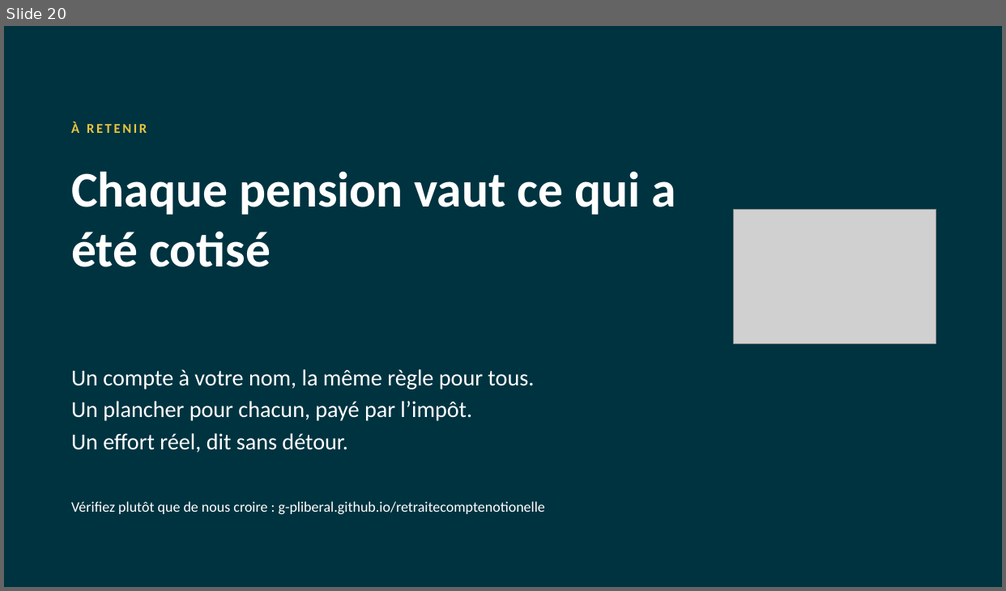
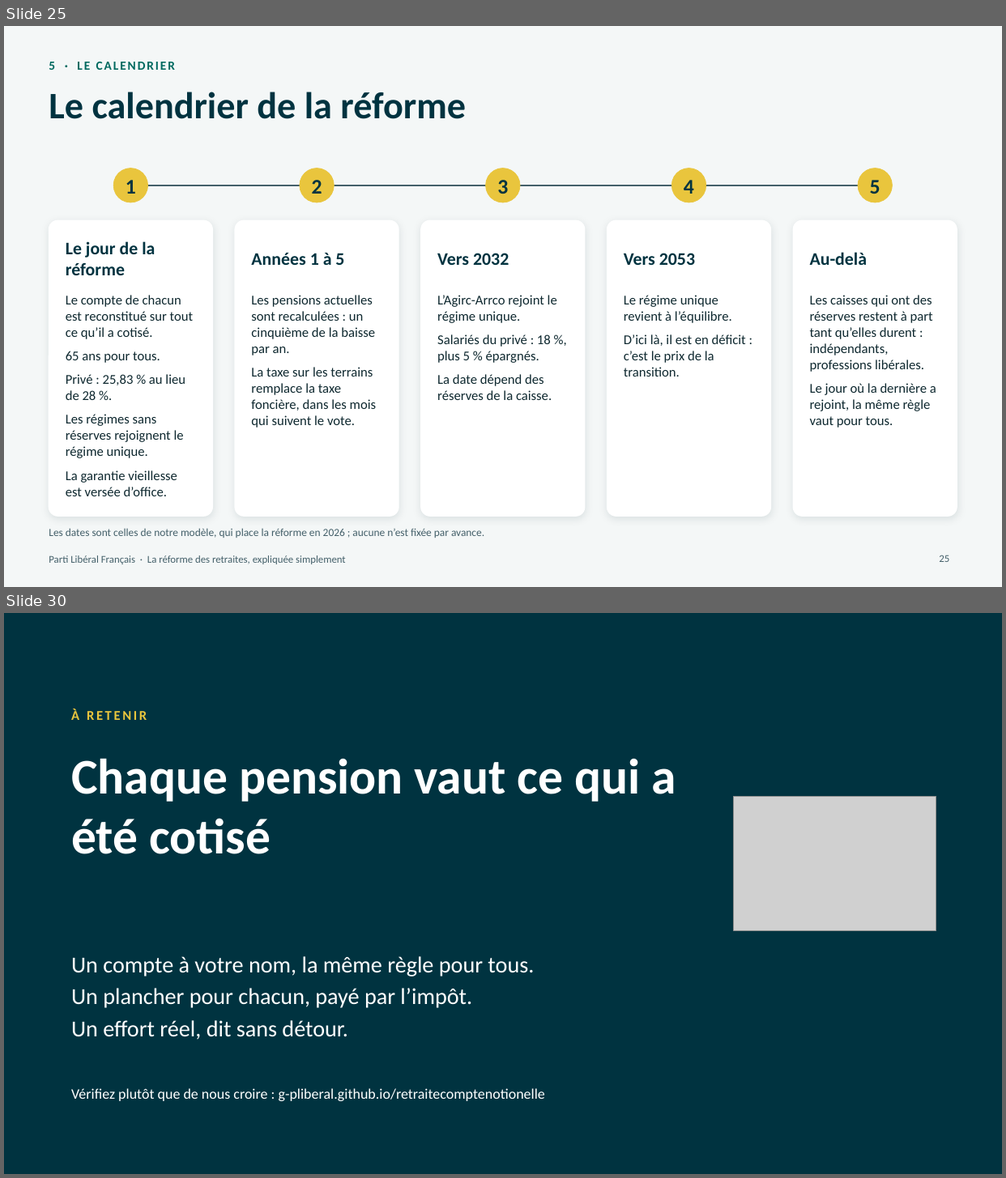
Before and after one commit to g-pliberal/retraitecomptenotionelle, a slide deck: docs/presentation_adherents_novembre_2026.pptx. Shown one above the other, each under a label of ours: slide 20 before the commit, slides 25 and 30 after it; the slides between them are not shown. The pictures are 1006x591 and 1006x1178 pixels, drawn with LibreOffice and Linux fonts; fonts in the diff are those of the drawing; grey boxes stand for pictures. Boxes give left, top, right and bottom in pixels: in the first picture for what was removed or moved away, otherwise in the second. Text is boxed around its words. In the diff, an @@ line names an element or a change of style, - is before the commit and + after.

```diff
--- a/docs/presentation_adherents_novembre_2026.pptx
+++ b/docs/presentation_adherents_novembre_2026.pptx
@@ slide 25 added at bbox=[4, 26, 1002, 587], background #F4F7F7 @@
@@ text added at bbox=[49, 62, 175, 70], 12 pt, text #00695F, bold @@
+5 · LE CALENDRIER
@@ title added at bbox=[49, 92, 466, 119], 36 pt, text #003340, bold @@
+Le calendrier de la réforme
@@ ellipse added at bbox=[113, 169, 147, 203], fill #E9C53D, outline #E9C53D 0.5 pt @@
@@ ellipse added at bbox=[300, 169, 334, 203], fill #E9C53D, outline #E9C53D 0.5 pt @@
@@ ellipse added at bbox=[485, 169, 520, 203], fill #E9C53D, outline #E9C53D 0.5 pt @@
@@ ellipse added at bbox=[671, 169, 706, 203], fill #E9C53D, outline #E9C53D 0.5 pt @@
@@ ellipse added at bbox=[859, 169, 893, 203], fill #E9C53D, outline #E9C53D 0.5 pt @@
@@ text added at bbox=[126, 180, 136, 194], 20 pt, text #003340, bold @@
+1
@@ line added from (130, 186) to (876, 186), #44606A 1.5 pt @@
@@ text added at bbox=[312, 180, 322, 194], 20 pt, text #003340, bold @@
+2
@@ text added at bbox=[497, 180, 508, 194], 20 pt, text #003340, bold @@
+3
@@ text added at bbox=[684, 180, 694, 194], 20 pt, text #003340, bold @@
+4
@@ text added at bbox=[870, 180, 880, 194], 20 pt, text #003340, bold @@
+5
@@ rounded rectangle added at bbox=[49, 220, 213, 516], fill #FFFFFF, outline #FFFFFF 1 pt @@
@@ text added at bbox=[66, 241, 155, 275], 17 pt, text #003340, bold @@
+Le jour de la réforme
@@ rounded rectangle added at bbox=[236, 220, 399, 516], fill #FFFFFF, outline #FFFFFF 1 pt @@
@@ rounded rectangle added at bbox=[421, 220, 585, 516], fill #FFFFFF, outline #FFFFFF 1 pt @@
@@ rounded rectangle added at bbox=[607, 220, 771, 516], fill #FFFFFF, outline #FFFFFF 1 pt @@
@@ rounded rectangle added at bbox=[793, 220, 957, 516], fill #FFFFFF, outline #FFFFFF 1 pt @@
@@ text added at bbox=[251, 253, 344, 265], 17 pt, text #003340, bold @@
+Années 1 à 5
@@ text added at bbox=[437, 253, 509, 265], 17 pt, text #003340, bold @@
+Vers 2032
@@ text added at bbox=[624, 253, 695, 265], 17 pt, text #003340, bold @@
+Vers 2053
@@ text added at bbox=[810, 252, 867, 265], 17 pt, text #003340, bold @@
+Au-delà
@@ text added at bbox=[66, 295, 194, 497], 13 pt, text #0F2930 @@
+Le compte de chacun est reconstitué sur tout ce qu’il a cotisé.
+65 ans pour tous.
+Privé : 25,83 % au lieu de 28 %.
+Les régimes sans réserves rejoignent le régime unique.
+La garantie vieillesse est versée d’office.
@@ text added at bbox=[251, 295, 376, 428], 13 pt, text #0F2930 @@
+Les pensions actuelles sont recalculées : un cinquième de la baisse par an.
+La taxe sur les terrains remplace la taxe foncière, dans les mois qui suivent le vote.
@@ text added at bbox=[437, 295, 557, 400], 13 pt, text #0F2930 @@
+L’Agirc-Arrco rejoint le régime unique.
+Salariés du privé : 18 %, plus 5 % épargnés.
+La date dépend des réserves de la caisse.
@@ text added at bbox=[624, 295, 746, 377], 13 pt, text #0F2930 @@
+Le régime unique revient à l’équilibre.
+D’ici là, il est en déficit : c’est le prix de la transition.
@@ text added at bbox=[810, 295, 936, 428], 13 pt, text #0F2930 @@
+Les caisses qui ont des réserves restent à part tant qu’elles durent : indépendants, professions libérales.
+Le jour où la dernière a rejoint, la même règle vaut pour tous.
@@ text added at bbox=[49, 528, 484, 538], 10.5 pt, text #44606A @@
+Les dates sont celles de notre modèle, qui place la réforme en 2026 ; aucune n’est fixée par avance.
@@ text added at bbox=[49, 556, 346, 565], 10 pt, text #44606A @@
+Parti Libéral Français · La réforme des retraites, expliquée simplement
@@ page number added at bbox=[939, 555, 949, 562], 10 pt, text #44606A @@
+25
@@ what was slide 20 is now slide 30 @@
```
Also in this commit, not shown: 18 slides changed, 9 other slides added, 2 other files.
